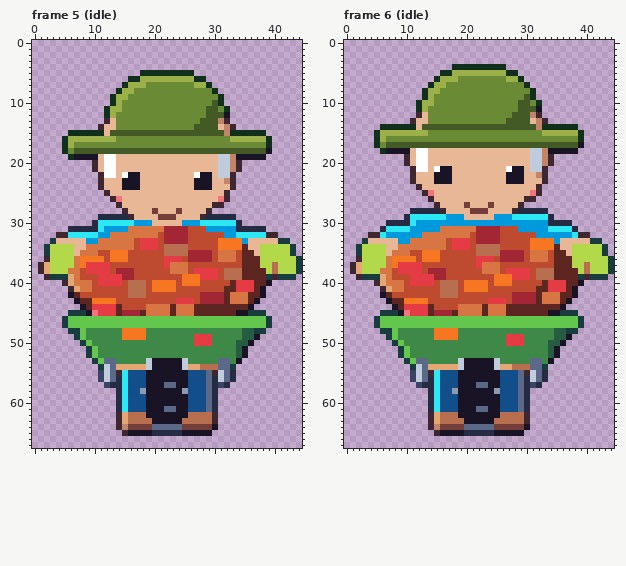
Two versions of one pixel-art file, art/hood-people/gardener@94.aseprite. Above is the file before it was changed.
45x68 pixels, 10 frames. Shown: frame 5 (idle), frame 6 (idle). The commit also changed other frames, which this record leaves out.
After the commit:
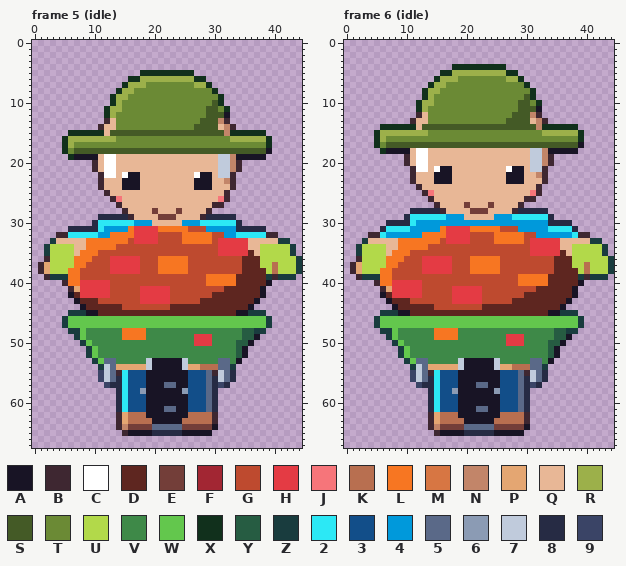
Palette (. is transparent): A #181425  B #3e2731  C #ffffff  D #5e2620  E #733e39  F #a22633  G #be4a2f  H #e43b44  J #f6757a  K #b86f50  L #f77622  M #d77643  N #c28569  P #e4a672  Q #e8b796  R #9cb04a  S #445a26  T #6b8a35  U #b2d94a  V #3e8948  W #63c74d  X #11301c  Y #265c42  Z #193c3e  2 #2ce8f5  3 #124e89  4 #0099db  5 #5a6988  6 #8b9bb4  7 #c0cbdc  8 #262b44  9 #3a4466
Edits made:
Frame 5 (idle):
Colour J gives way to colour A in row 45 at x 10.
Colour F gives way to colour D in row 42 at x 30 to 31; in row 43 at x 28 to 31; in row 45 at x 15 to 17.
Colour H gives way to colour D in rows 40 to 41 at x 34 to 36; in row 44 at x 10 to 13; in row 45 at x 11 to 13.
Colour K gives way to colour D in row 39 at x 34.
Colour L gives way to colour D in row 43 at x 10.
Colour M gives way to colour D in rows 42 to 43 at x 33 to 35; in row 44 at x 24 to 26; in row 45 at x 19 to 22 and 24 to 26.
Colour F gives way to colour G in rows 32 to 33 at x 22 to 24; in rows 35 to 36 at x 26 to 29; in row 39 at x 15 to 16; in row 42 at x 28 to 29.
Colour H gives way to colour G in row 34 at x 18 to 20; in row 37 at x 9 to 12; in row 38 at x 9 to 12 and 27 to 30; in row 39 at x 11 to 14 and 28; in row 40 at x 13 to 14; in row 43 at x 24 to 26.
Colour K gives way to colour G in rows 34 to 35 at x 22 to 25; in row 38 at x 32 to 34; in row 40 at x 16 to 18; in rows 41 to 42 at x 16 to 17.
Colour L gives way to colour G in row 35 at x 13 to 15; in row 36 at x 10 to 11; in row 39 at x 25 to 27; in row 40 at x 20 to 23 and 25 to 27; in row 41 at x 23; in row 43 at x 11 to 13.
Colour M gives way to colour G in row 33 at x 16; in row 34 at x 14 to 16; in row 36 at x 31 to 33; in row 44 at x 19 to 22.
Colour 4 gives way to colour H in row 33 at x 35.
Colour D gives way to colour H in rows 34 to 35 at x 35.
Colour F gives way to colour H in row 38 at x 14 to 16.
Colour G gives way to colour H in row 33 at x 17; in row 35 at x 34; in row 36 at x 16 to 17; in row 37 at x 13 to 17; in row 38 at x 13 and 17; in row 40 at x 10.
Colour G gives way to colour H in row 41 at x 10 to 12 and 19; in row 42 at x 8 to 12 and 19 to 22; in row 43 at x 18 to 22.
Colour K gives way to colour H in rows 41 to 42 at x 18.
Colour L gives way to colour H in rows 33 to 34 at x 31 to 34; in row 36 at x 13 to 15; in row 41 at x 20 to 22.
Colour M gives way to colour H in rows 31 to 32 at x 17 to 20; in row 35 at x 31 to 33; in rows 40 to 41 at x 8 to 9.
Colour 4 gives way to colour L in row 33 at x 9 to 10.
Colour D gives way to colour L in row 40 at x 33.
Colour F gives way to colour L in row 31 at x 22 to 25; in rows 32 to 33 at x 25.
Colour G gives way to colour L in rows 32 to 33 at x 26 to 29; in row 36 at x 21 and 25; in row 37 at x 21; in row 38 at x 21 to 22; in row 39 at x 31; in row 40 at x 29 to 32.
Colour H gives way to colour L in row 36 at x 22 to 24; in row 37 at x 22; in row 39 at x 29 to 30.
Colour K gives way to colour L in row 39 at x 32 to 33.
Colour M gives way to colour L in row 31 at x 16 and 21; in row 32 at x 13 to 16; in row 33 at x 11 to 15; in row 34 at x 9 to 13; in row 35 at x 8 to 10; in row 36 at x 7.
Colour M gives way to colour L in row 37 at x 7 and 23 to 25; in row 38 at x 6 to 7 and 23 to 25; in rows 39 to 40 at x 7.
Colour P gives way to colour L in rows 39 to 40 at x 6.
Frame 6 (idle): the same change as frame 5 (idle)
Boxes around the changes in both pictures, in picture pixels (x1, y1, x2, y2):
changed: (68, 226, 254, 316)
changed: (380, 226, 566, 316)
